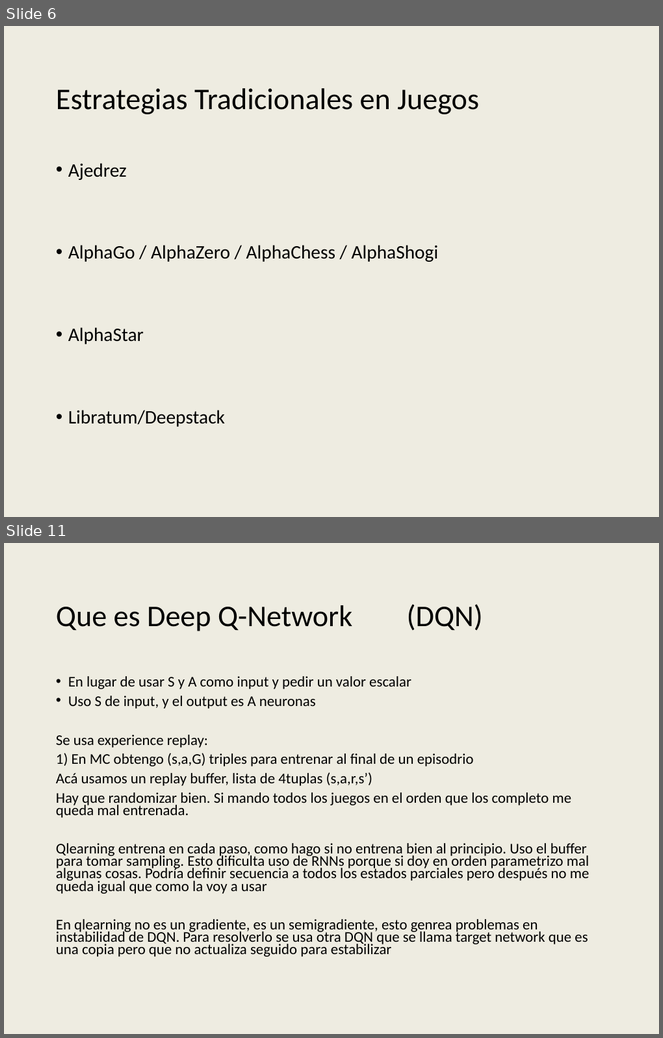
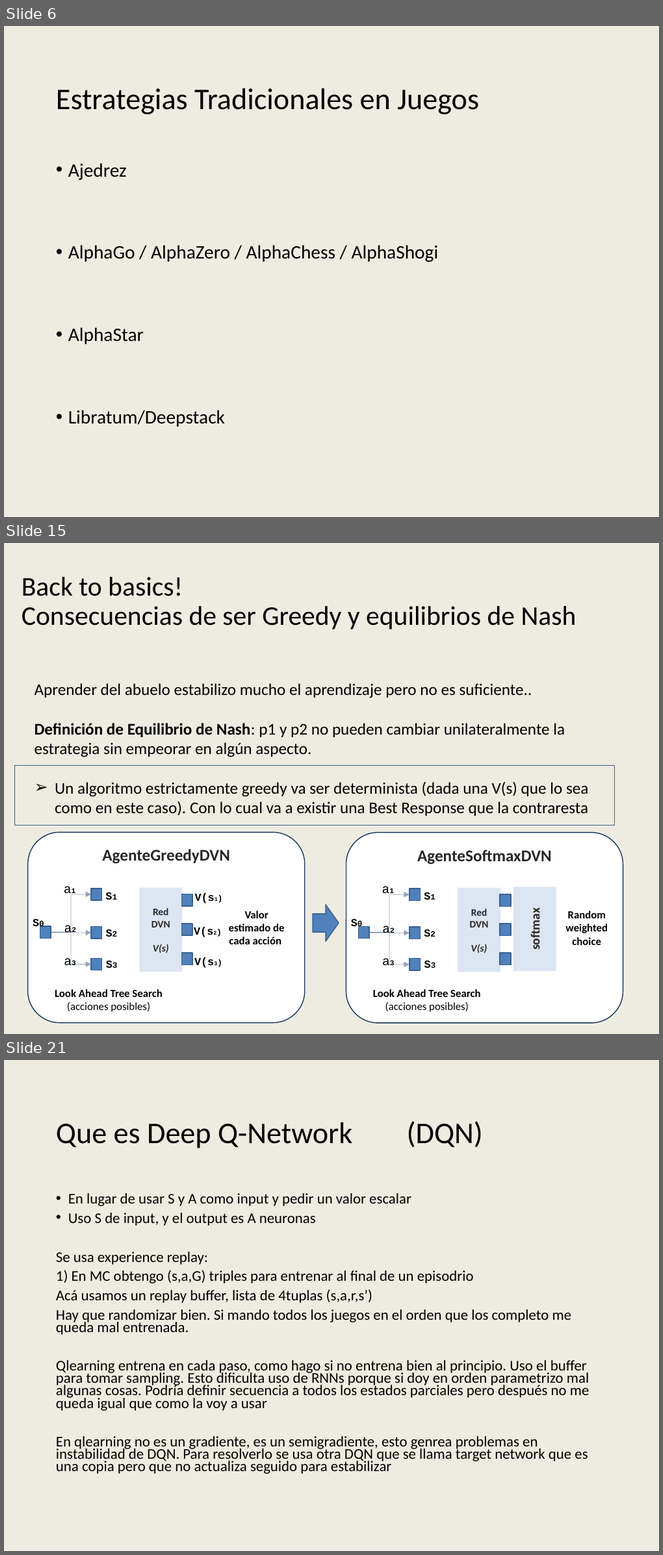
Before and after one commit to AbrojoROU/Truco_DQN, a slide deck: Proyecto IA Digital House v4.pptx. Shown one above the other, each under a label of ours: slides 6 and 11 before the commit, slides 6, 15 and 21 after it; the slides between them are not shown. The pictures are 663x1038 and 663x1555 pixels, drawn with LibreOffice and Linux fonts; fonts in the diff are those of the drawing; background and template pictures are left out. Boxes give left, top, right and bottom in pixels: in the first picture for what was removed or moved away, otherwise in the second. Text is boxed around its words. In the diff, an @@ line names an element or a change of style, - is before the commit and + after.

```diff
--- a/Proyecto IA Digital House v4.pptx
+++ b/Proyecto IA Digital House v4.pptx
@@ slide 15 added at [4,543,659,1034], background #EEECE1 @@
@@ title added at [22,577,577,629], 29.7 pt, text #000000 @@
+Back to basics!
+Consecuencias de ser Greedy y equilibrios de Nash
@@ text added at [35,683,588,816], 18 pt, text #000000 @@
+Aprender del abuelo estabilizo mucho el aprendizaje pero no es suficiente..
+Definición de Equilibrio de Nash: p1 y p2 no pueden cambiar unilateralmente la estrategia sin empeorar en algún aspecto.
+➢ Un algoritmo estrictamente greedy va ser determinista (dada una V(s) que lo sea como en este caso). Con lo cual va a existir una Best Response que la contraresta
@@ rectangle added at [15,766,614,825], outline #3A5F8C 1 pt @@
@@ group added at [313,833,623,1023]: 9 rectangles, 9 texts, 3 elbow arrows, 1 rounded rectangle, 1 right arrow @@
+AgenteSoftmaxDVN
+Red
+DVN
+V(s)
+Look Ahead Tree Search
+(acciones posibles)
+S1
+S2
+S3
+Random weightedchoice
+S0
+a1
+a3
+a2
+softmax
@@ group added at [27,833,305,1023]: 12 texts, 8 rectangles, 3 elbow arrows, 1 rounded rectangle @@
+AgenteGreedyDVN
+Red
+DVN
+V(s)
+Look Ahead Tree Search
+(acciones posibles)
+S1
+S2
+S3
+Valor estimado de cada acción
+S0
+a1
+a3
+a2
+V(s1)
+V(s2)
+V(s3)
@@ what was slide 11 is now slide 21 @@
```
Also in this commit, not shown: 7 slides changed, 8 other slides added, 3 slides removed.
